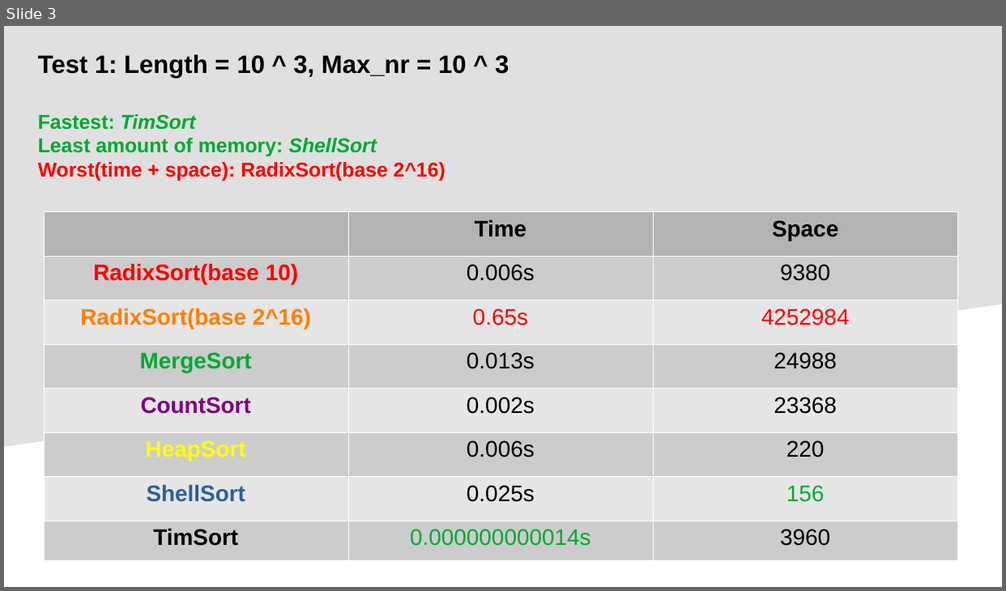
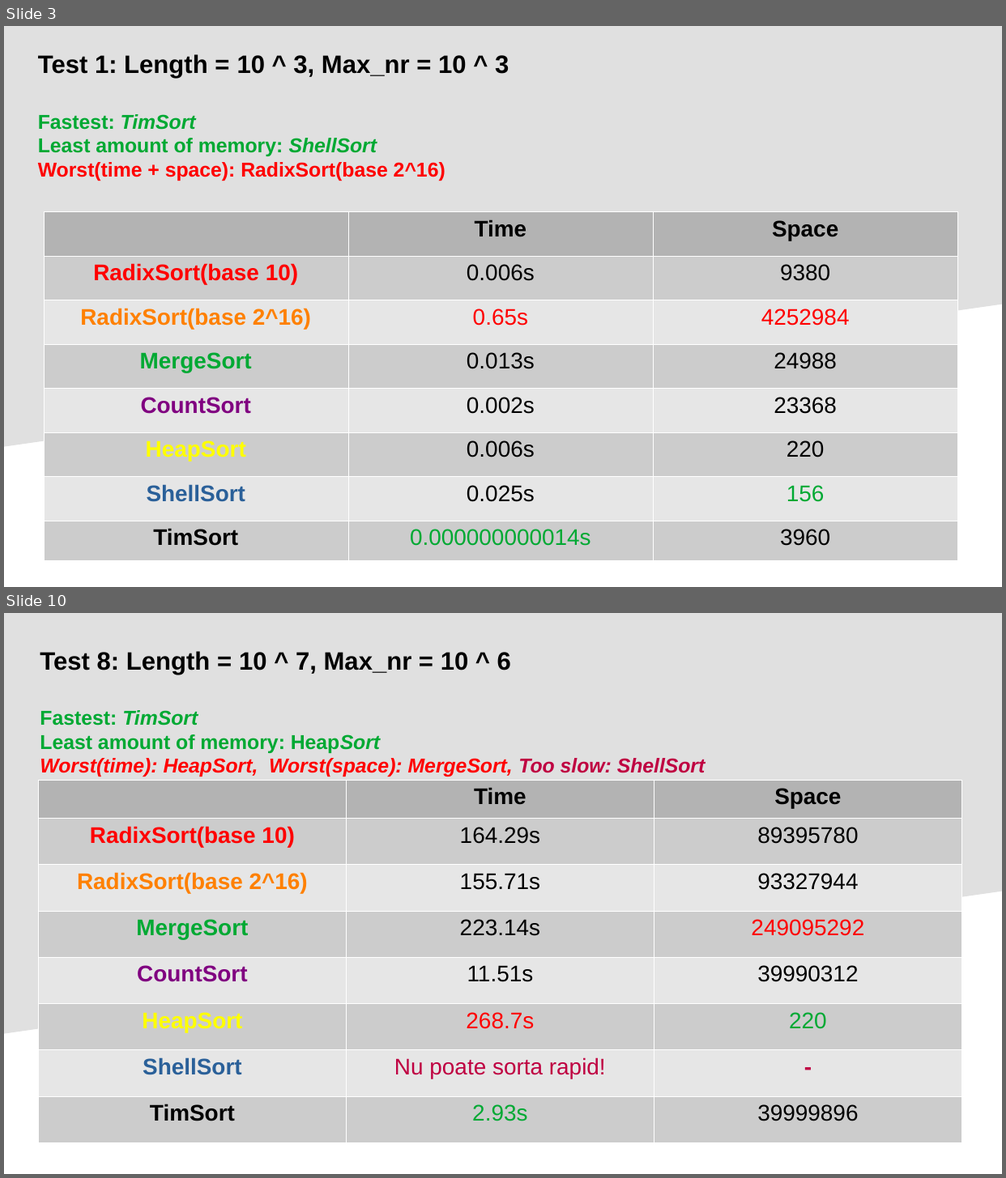
Before and after one commit to VictorE076/Data-Structures, a slide deck: Sorting Algorithms Project.odp. Shown one above the other, each under a label of ours: slide 3 before the commit, slides 3 and 10 after it; the slides between them are not shown. The pictures are 1006x591 and 1006x1178 pixels, drawn with LibreOffice and Linux fonts; fonts in the diff are those of the drawing. Boxes give left, top, right and bottom in pixels: in the first picture for what was removed or moved away, otherwise in the second. Text is boxed around its words. In the diff, an @@ line names an element or a change of style, - is before the commit and + after.

```diff
--- a/Sorting Algorithms Project.odp
+++ b/Sorting Algorithms Project.odp
@@ slide 10 added at (4, 613, 1002, 1174), background #FFFFFF; not listed: 1 template element that a slide beside it also shows @@
@@ text added at (40, 651, 705, 777), 16 pt, text #FF0000, bold, italic @@
+Test 8: Length = 10 ^ 7, Max_nr = 10 ^ 6
+Fastest: TimSort
+Least amount of memory: HeapSort
+Worst(time): HeapSort, Worst(space): MergeSort, Too slow: ShellSort
@@ table added at (38, 780, 962, 1143), 8 rows, 3 columns @@
+ | Time | Space
+RadixSort(base 10) | 164.29s | 89395780
+RadixSort(base 2^16) | 155.71s | 93327944
+MergeSort | 223.14s | 249095292
+CountSort | 11.51s | 39990312
+HeapSort | 268.7s | 220
+ShellSort | Nu poate sorta rapid! | -
+TimSort | 2.93s | 39999896
```
Also in this commit, not shown: 6 slides changed, 3 other slides added, 1 other file.
